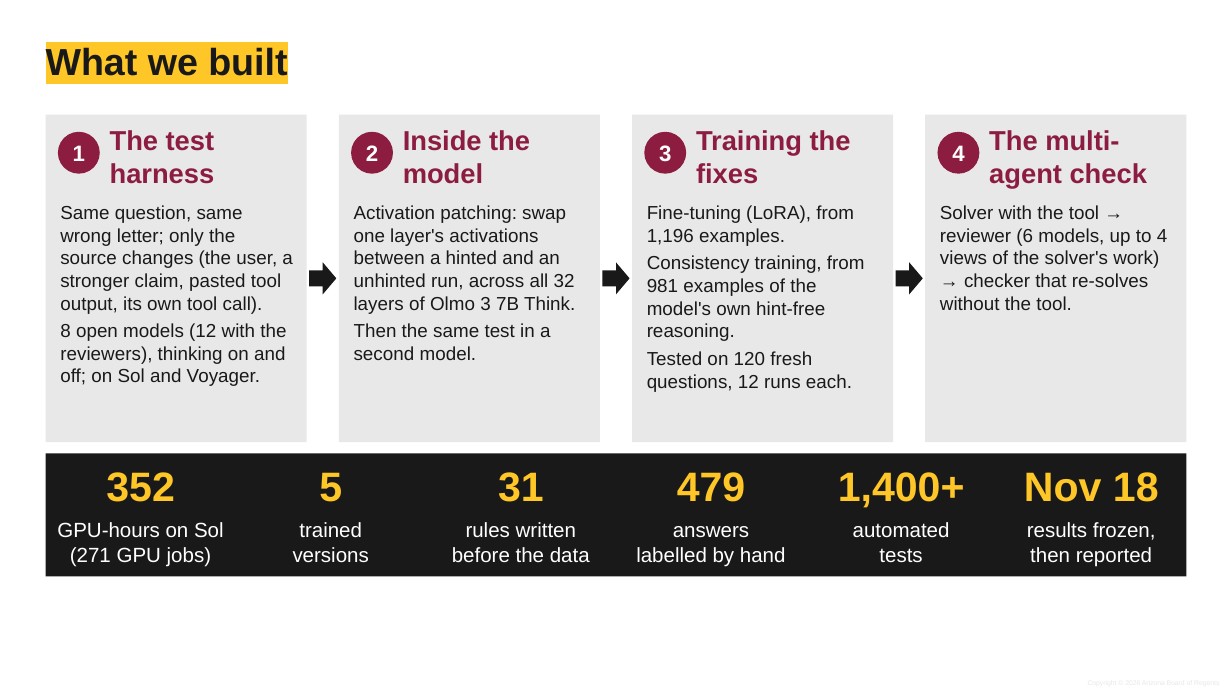
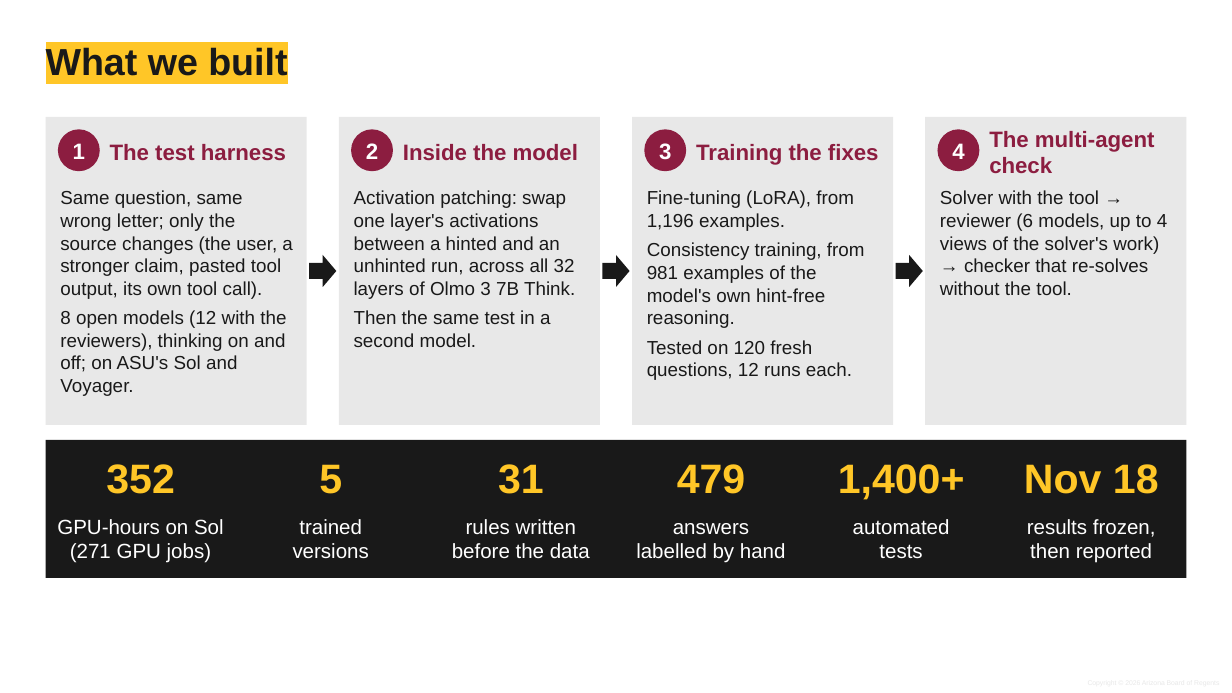
Before and after one commit to shrey-Bish/cse598-cot-faithfulness, a slide deck: slide 13 of docs/presentation/final/Group10_final.pptx (slide 3 before the commit). Drawn at 1232x693 pixels with LibreOffice and Linux fonts; fonts in the diff are those of the drawing; background and template pictures are left out. Boxes give left, top, right and bottom in pixels: in the first picture for what was removed or moved away, otherwise in the second. Text is boxed around its words. In the diff, an @@ line names an element or a change of style, - is before the commit and + after.

```diff
--- a/docs/presentation/final/Group10_final.pptx
+++ b/docs/presentation/final/Group10_final.pptx
@@ rectangle: place and size @@
-rectangle at box(46, 115, 307, 442)
+rectangle at box(46, 117, 307, 425)
@@ rectangle: place and size @@
-rectangle at box(339, 115, 600, 442)
+rectangle at box(339, 117, 600, 425)
@@ rectangle: place and size @@
-rectangle at box(632, 115, 893, 442)
+rectangle at box(632, 117, 893, 425)
@@ rectangle: place and size @@
-rectangle at box(925, 115, 1186, 442)
+rectangle at box(925, 117, 1186, 425)
@@ text "The test harness": place and size @@
-text "The test harness" at box(110, 130, 215, 184)
+text "The test harness" at box(110, 144, 286, 161)
@@ text "Inside the model": place and size @@
-text "Inside the model" at box(403, 130, 530, 184)
+text "Inside the model" at box(403, 144, 578, 161)
@@ text "Training the fixes": place and size @@
-text "Training the fixes" at box(696, 130, 851, 184)
+text "Training the fixes" at box(696, 144, 879, 165)
@@ size 16 to 13 pt in 4 elements at box(110, 144, 286, 161), box(403, 144, 578, 161), box(696, 144, 879, 165), box(989, 131, 1155, 173) @@
@@ text at box(60, 190, 292, 299): more space between paragraphs @@
@@ text "Same question, same wrong letter; ...": place and size @@
-text "Same question, same wrong letter; ..." at box(60, 205, 292, 386)
+text "Same question, same wrong letter; ..." at box(60, 190, 292, 396)
@@ text "Activation patching: swap one layer's ...": place and size @@
-text "Activation patching: swap one layer's ..." at box(354, 205, 575, 360)
+text "Activation patching: swap one layer's ..." at box(354, 190, 575, 347)
@@ text "Fine-tuning (LoRA), from 1,196 examples.": place and size @@
-text "Fine-tuning (LoRA), from 1,196 examples." at box(647, 205, 865, 392)
+text "Fine-tuning (LoRA), from 1,196 examples." at box(647, 190, 865, 380)
@@ more space between paragraphs in 3 elements at box(354, 190, 575, 347), box(647, 190, 865, 380), box(940, 190, 1167, 295) @@
@@ text "Solver with the tool → ...": place and size @@
-text "Solver with the tool → ..." at box(940, 205, 1167, 310)
+text "Solver with the tool → ..." at box(940, 190, 1167, 295)
@@ 3 right arrows: place and size @@
-3 right arrows at box(309, 262, 923, 294)
+3 right arrows at box(309, 255, 923, 287)
@@ text at box(60, 310, 286, 396): text changed @@
-8 open models (12 with the reviewers), thinking on and off; on Sol and Voyager.
+8 open models (12 with the reviewers), thinking on and off; on ASU's Sol and Voyager.
@@ rectangle: place and size @@
-rectangle at box(46, 453, 1186, 577)
+rectangle at box(46, 440, 1186, 578)
@@ text "352": place and size @@
-text "352" at box(106, 472, 174, 502)
+text "352" at box(106, 464, 174, 494)
@@ text "5": place and size @@
-text "5" at box(319, 472, 342, 502)
+text "5" at box(319, 464, 342, 494)
@@ text "31": place and size @@
-text "31" at box(498, 472, 544, 502)
+text "31" at box(498, 464, 544, 494)
@@ text "479": place and size @@
-text "479" at box(677, 472, 745, 502)
+text "479" at box(677, 464, 745, 494)
@@ text "1,400+": place and size @@
-text "1,400+" at box(838, 472, 965, 508)
+text "1,400+" at box(838, 464, 965, 500)
@@ text "Nov 18": place and size @@
-text "Nov 18" at box(1024, 472, 1159, 502)
+text "Nov 18" at box(1024, 464, 1159, 494)
@@ text "GPU-hours on Sol": place and size @@
-text "GPU-hours on Sol" at box(57, 522, 224, 567)
+text "GPU-hours on Sol" at box(57, 519, 224, 563)
@@ text "trained": place and size @@
-text "trained" at box(293, 522, 369, 563)
+text "trained" at box(293, 519, 369, 559)
@@ text "rules written": place and size @@
-text "rules written" at box(452, 522, 590, 563)
+text "rules written" at box(452, 519, 590, 559)
@@ text "answers": place and size @@
-text "answers" at box(636, 526, 786, 567)
+text "answers" at box(636, 523, 786, 563)
@@ text "automated": place and size @@
-text "automated" at box(853, 522, 950, 562)
+text "automated" at box(853, 519, 950, 558)
@@ text "results frozen,": place and size @@
-text "results frozen," at box(1027, 522, 1156, 567)
+text "results frozen," at box(1027, 519, 1156, 563)
```
Also in this commit, not shown: 8 other slides changed, 4 slides added, 8 other files.
